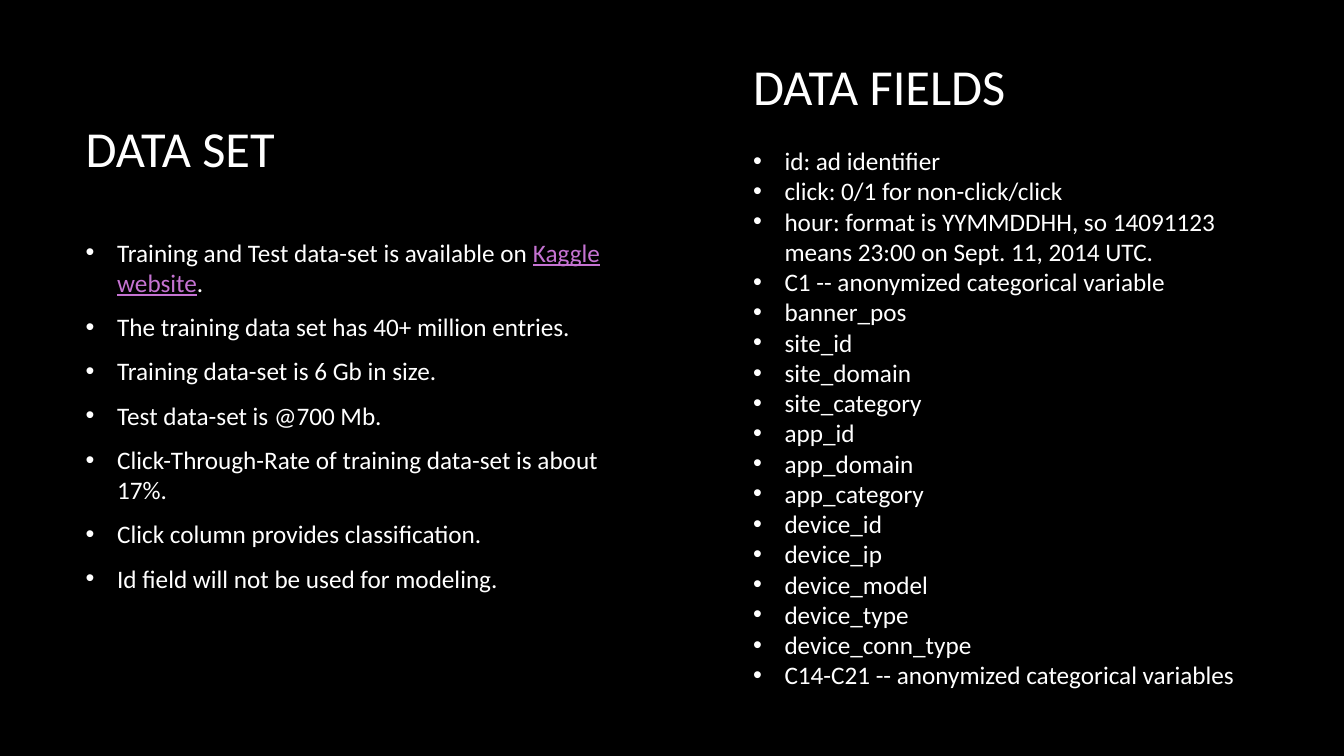
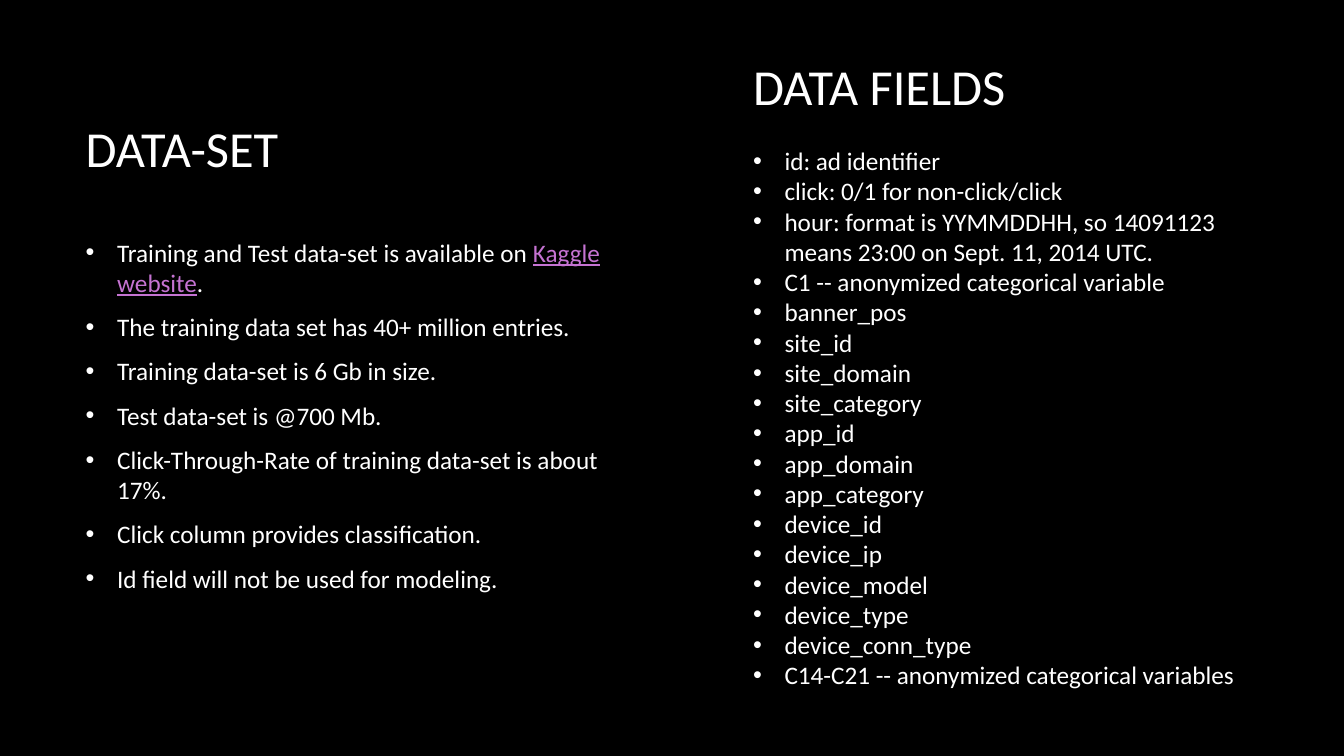
Before and after one commit to ameeshbaxi/data_science_workshop, a slide deck: slide 4 of capstone_project/slides/predict_ctr_abaxi.pptx. Drawn at 1344x756 pixels with LibreOffice and Linux fonts; fonts in the diff are those of the drawing; background and template pictures are left out. Boxes give left, top, right and bottom in pixels: in the first picture for what was removed or moved away, otherwise in the second. Text is boxed around its words. In the diff, an @@ line names an element or a change of style, - is before the commit and + after.

```diff
--- a/capstone_project/slides/predict_ctr_abaxi.pptx
+++ b/capstone_project/slides/predict_ctr_abaxi.pptx
@@ title at <box>86,134,279,168</box>: text changed @@
-DATA SET
+DATA-SET
```
Also in this commit, not shown: 1 other file.
